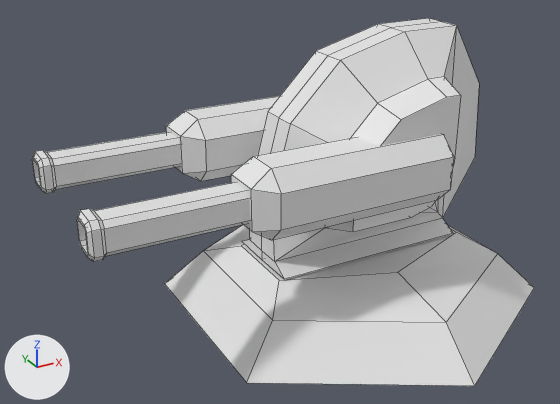
The Blender file Assets/Models/Player Buildings/Military/Anti Air.blend, before and after one commit.
Camera for both pictures: a camera (50 mm lens) standing at (-2.48, -3.59, 2.49) and looking at (-0.5, 0.01, 0.69). Arrows for +X, +Y and +Z are at lower left; the lights stay in place. Mesh edges are drawn as thin lines.

Names of what the first picture shows: 'Barrel', 'Circle', 'Cube', 'Gun'.
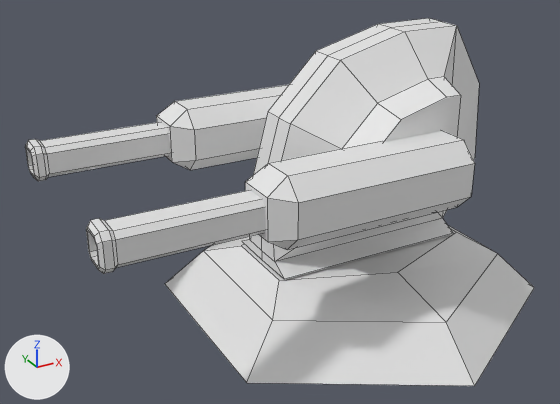
ob_center is not drawn itself; it is used by a modifier of ob_gun, ob_barrel.

What differs and where, as boxes [x1, y1, x2, y2] in the pictures (560 x 404 px):
```json
{"object": "Circle", "change": "reshaped, turned", "before": [165, 225, 534, 386], "after": [165, 226, 534, 386]}
{"object": "Cube", "change": "reshaped, moved, modifiers changed, turned", "before": [242, 18, 479, 279], "after": [242, 18, 479, 279]}
{"object": "Gun", "change": "moved, turned", "before": [166, 96, 454, 240], "after": [156, 85, 475, 250]}
{"object": "Barrel", "change": "moved, turned", "before": [32, 132, 250, 262], "after": [25, 122, 265, 274]}
{"part": 1, "of": "me_cube_002", "change": "added", "after": [242, 18, 479, 279]}
```

Scene script edits in JSON lines:
```json
{"block": "me_cube_002", "where": "# used by ob_cube; location = (0.0516, 0.0, 0.0)"}
{"op": "remove", "block": "me_cube_002", "code": "me_cube_002.from_pydata(...)  # 43 vertices, 36 faces; spans x -0.674..0.759, y 0.0..0.525, z 0.349..1.622"}
{"op": "add", "block": "me_cube_002", "code": "me_cube_002.from_pydata(...)  # 43 vertices, 34 faces, 1 loose edge; spans x -0.674..0.759, y 0.349..1.622, z -0.525..0.0"}
{"block": "me_cube_002", "change": "me_cube_002 part 1: 43 vertices added at x -0.674..0.759, y 0.349..1.622, z -0.525..0.0"}
{"block": "me_circle", "where": "# used by ob_circle; location = (0.0, 0.0, 0.0)"}
{"op": "remove", "block": "me_circle", "code": "me_circle.from_pydata(...)  # 18 vertices, 13 faces; spans x -1.02..1.02, y -1.18..1.18, z 0.0..0.34"}
{"op": "add", "block": "me_circle", "code": "me_circle.from_pydata(...)  # 18 vertices, 13 faces; spans x -1.02..1.02, y 0.0..0.34, z -1.18..1.18"}
{"block": "me_circle", "change": "me_circle part 2: the whole mesh is rebuilt"}
{"op": "add", "block": "ob_gun", "code": "ob_gun.parent = ob_circle"}
{"op": "set", "path": "ob_gun.location", "old": "(0.0, 0.442, 0.955)", "new": "(0.0, 0.971, -0.601)"}
{"op": "set", "path": "ob_barrel.matrix_parent_inverse", "old": "Matrix(((1.0, 0.0, 0.0, 0.0), (0.0, 1.0, 0.0, -0.5), (0.0, 0.0, 1.0, 0.0), (0.0, 0.0, 0.0, 1.0)))", "new": "Matrix(((1.0, 0.0, 0.0, 0.0), (0.0, 1.0, 0.0, -0.971), (0.0, 0.0, 1.0, 0.601), (0.0, 0.0, 0.0, 1.0)))"}
{"op": "set", "path": "ob_barrel.location", "old": "(0.0, 0.5, 0.0)", "new": "(0.0, 0.971, -0.601)"}
{"op": "add", "block": "ob_center", "code": "ob_center.parent = ob_circle"}
{"op": "set", "path": "ob_center.rotation_euler", "old": "(0.0, 0.0, 0.0)", "new": "(-1.571, 0.0, 0.0)", "note": "degrees (0, 0, 0) -> degrees (-90, 0, 0)"}
{"op": "add", "block": "ob_cube", "code": "ob_cube.parent = ob_circle"}
{"block": "ob_cube", "where": "_m = ob_cube.modifiers.new('Mirror', 'MIRROR')"}
{"op": "set", "path": "_m.use_axis", "old": "(False, True, False)", "new": "(False, False, True)"}
{"op": "set", "path": "ob_circle.rotation_euler", "old": "(0.0, 0.0, 0.0)", "new": "(1.571, 0.0, 0.0)", "note": "degrees (0, 0, 0) -> degrees (90, 0, 0)"}
```
